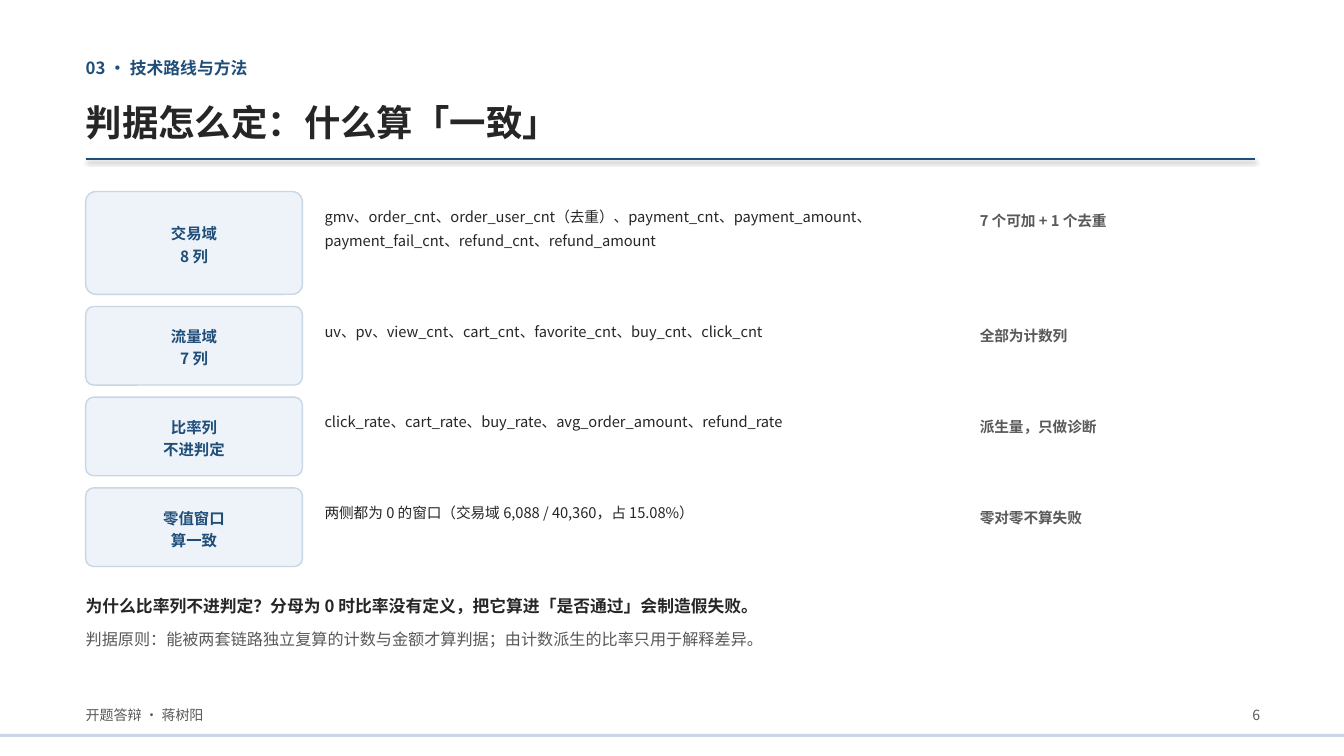
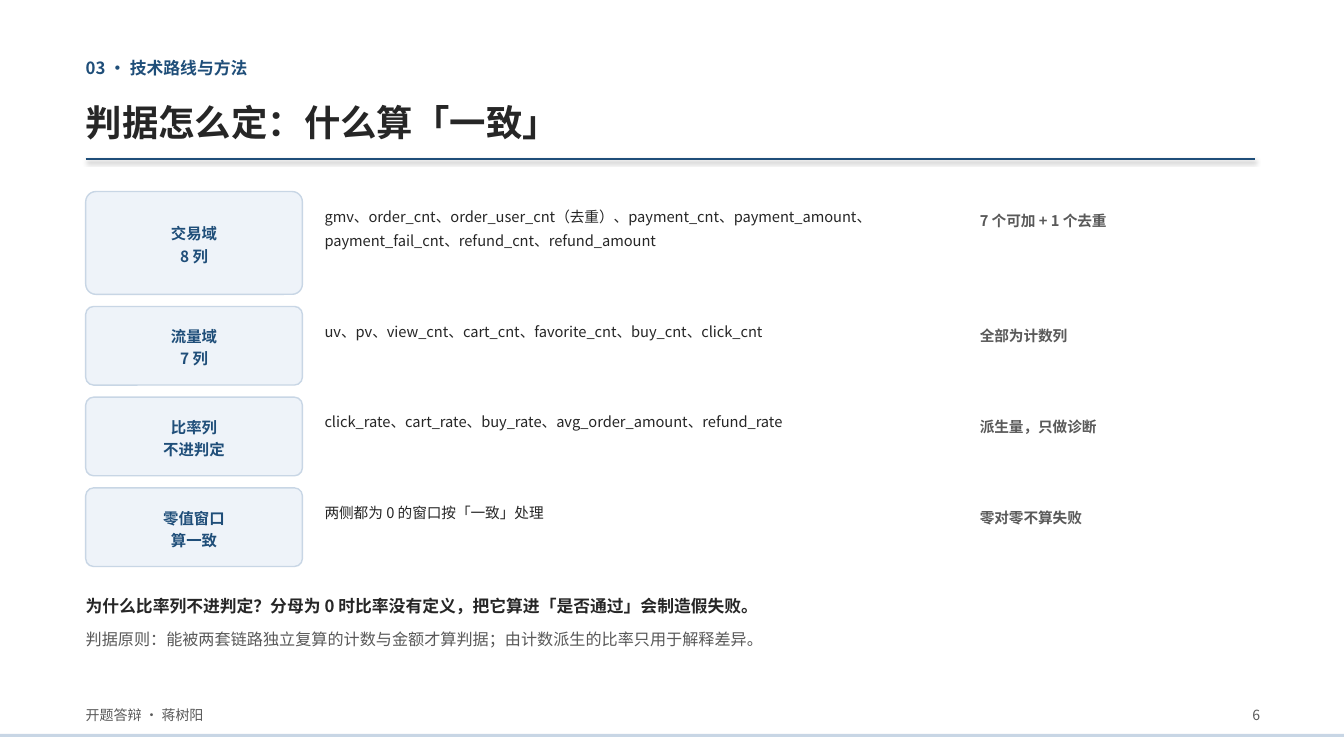
Before and after one commit to suntree-j/dsh-workspace, a slide deck: slide 6 of intelligent-data-platform/docs/thesis/答辩材料/开题答辩_蒋树阳.pptx. Drawn at 1344x756 pixels with LibreOffice and Linux fonts; fonts in the diff are those of the drawing. Boxes give left, top, right and bottom in pixels: in the first picture for what was removed or moved away, otherwise in the second. Text is boxed around its words. In the diff, an @@ line names an element or a change of style, - is before the commit and + after.

```diff
--- a/intelligent-data-platform/docs/thesis/答辩材料/开题答辩_蒋树阳.pptx
+++ b/intelligent-data-platform/docs/thesis/答辩材料/开题答辩_蒋树阳.pptx
@@ text at box(325, 505, 544, 520): text changed @@
-两侧都为 0 的窗口（交易域 6,088 / 40,360，占 15.08%）
+两侧都为 0 的窗口按「一致」处理
```
Also in this commit, not shown: 4 other slides changed, 1 slide removed, 4 other files.
